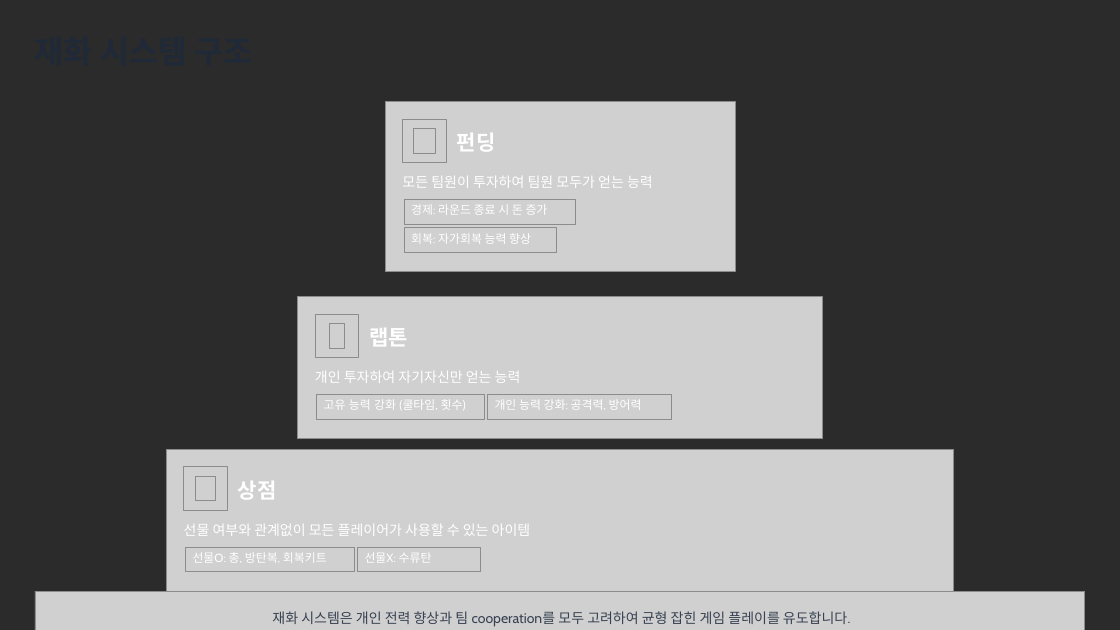
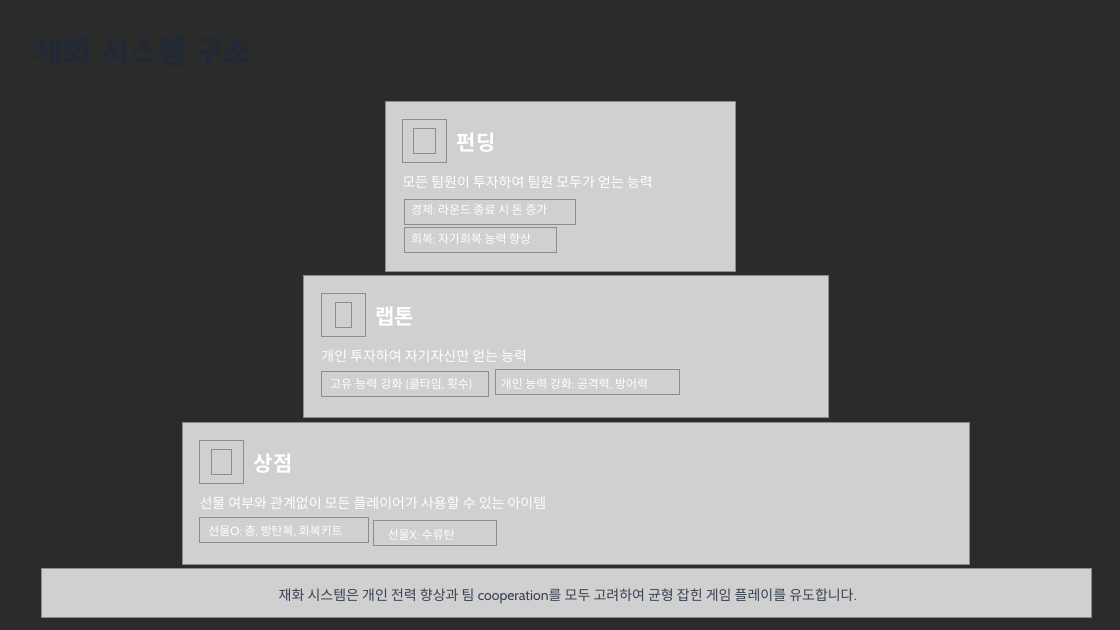
Before and after one commit to yunseo0129/2025_CapstoneGame, a slide deck: slide 8 of Design/STEEP_Analyze/txt/게임 프로젝트 소개2.pptx. Drawn at 1120x630 pixels with LibreOffice and Linux fonts; fonts in the diff are those of the drawing; grey boxes stand for pictures; background and template pictures are left out; a plain dark background stands for a picture behind light text. Boxes give left, top, right and bottom in pixels: in the first picture for what was removed or moved away, otherwise in the second. Text is boxed around its words. In the diff, an @@ line names an element or a change of style, - is before the commit and + after.

```diff
--- a/Design/STEEP_Analyze/txt/게임 프로젝트 소개2.pptx
+++ b/Design/STEEP_Analyze/txt/게임 프로젝트 소개2.pptx
@@ 4 texts, 3 pictures: place and size @@
-4 texts, 3 pictures at [297,297,823,439]
+4 texts, 3 pictures at [304,276,829,418]
@@ picture: place and size @@
-picture at [487,395,671,420]
+picture at [496,370,680,395]
@@ 4 pictures, 3 texts: place and size @@
-4 pictures, 3 texts at [166,450,954,592]
+4 pictures, 3 texts at [182,423,970,565]
@@ picture: place and size @@
-picture at [186,547,355,572]
+picture at [200,518,369,543]
@@ text "선물X: 수류탄": place and size @@
-text "선물X: 수류탄" at [365,553,432,562]
+text "선물X: 수류탄" at [388,530,455,539]
@@ 2 pictures, 1 text: place and size @@
-2 pictures, 1 text at [35,395,1086,630]
+2 pictures, 1 text at [41,371,1091,617]
```
Also in this commit, not shown: 1 other slide changed.
